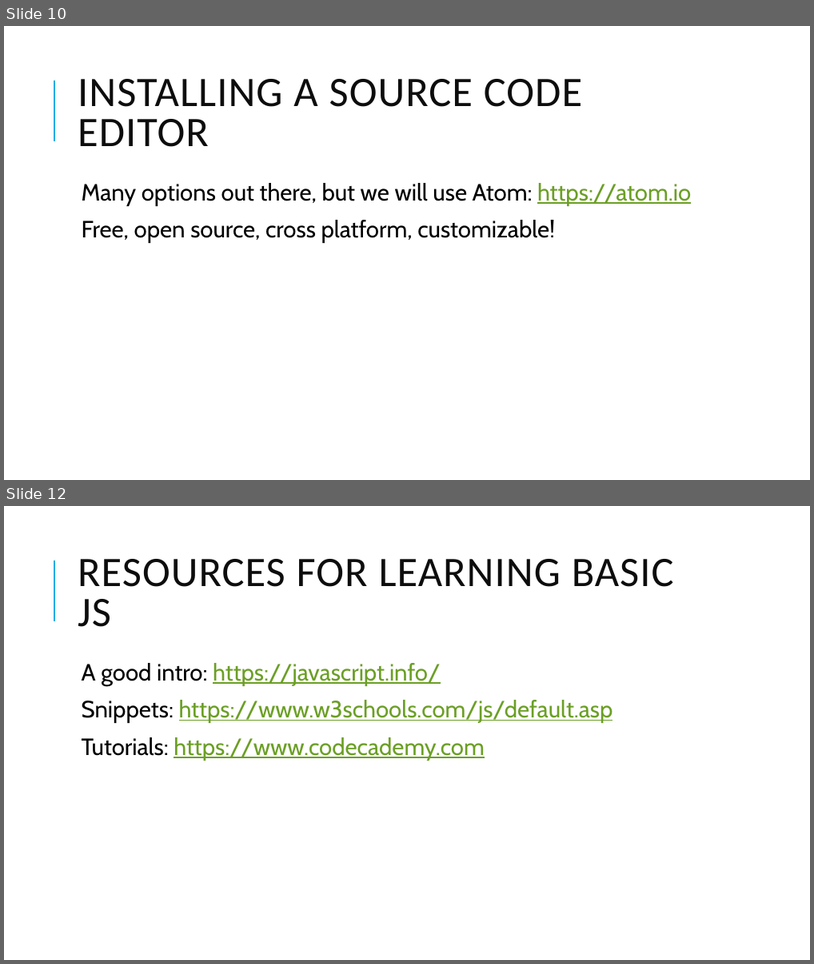
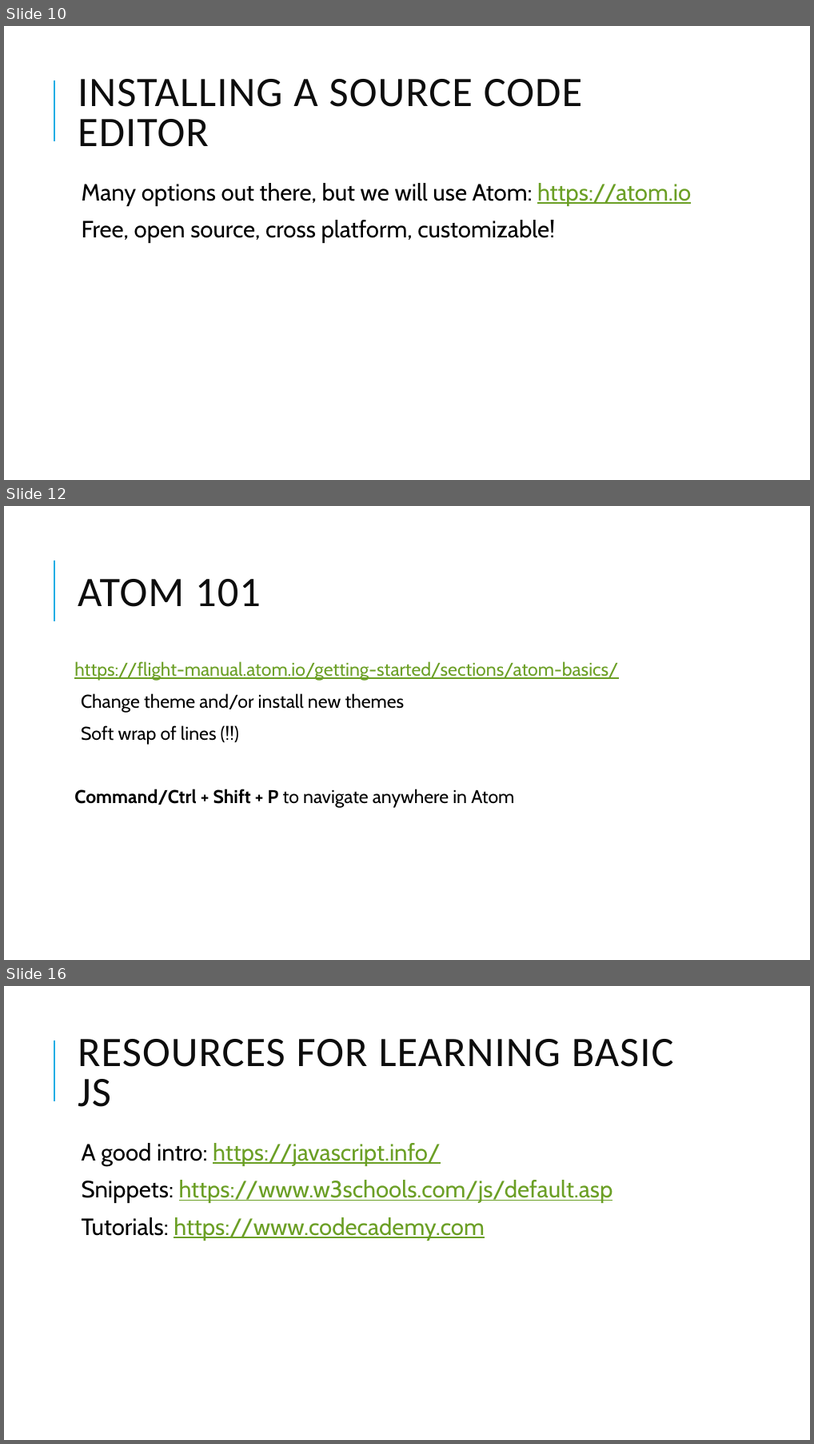
Before and after one commit to dreamerie/jspsych-tutorials, a slide deck: Week1-Introduction.pptx. Shown one above the other, each under a label of ours: slides 10 and 12 before the commit, slides 10, 12 and 16 after it; the slides between them are not shown. The pictures are 814x964 and 814x1444 pixels, drawn with LibreOffice and Linux fonts; fonts in the diff are those of the drawing. Boxes give left, top, right and bottom in pixels: in the first picture for what was removed or moved away, otherwise in the second. Text is boxed around its words. In the diff, an @@ line names an element or a change of style, - is before the commit and + after.

```diff
--- a/Week1-Introduction.pptx
+++ b/Week1-Introduction.pptx
@@ slide 12 added at (x1=4, y1=506, x2=810, y2=960), background #FFFFFF; not listed: 1 template element that a slide beside it also shows @@
@@ title added at (x1=78, y1=579, x2=261, y2=607), 50 pt, text #0D0D0D @@
+ATOM 101
@@ text added at (x1=74, y1=661, x2=618, y2=808), 22 pt, text #000000 @@
+https://flight-manual.atom.io/getting-started/sections/atom-basics/
+  Change theme and/or install new themes
+  Soft wrap of lines (!!)
+Command/Ctrl + Shift + P to navigate anywhere in Atom
@@ what was slide 12 is now slide 16 @@
```
Also in this commit, not shown: 3 other slides added, 10 other files.
